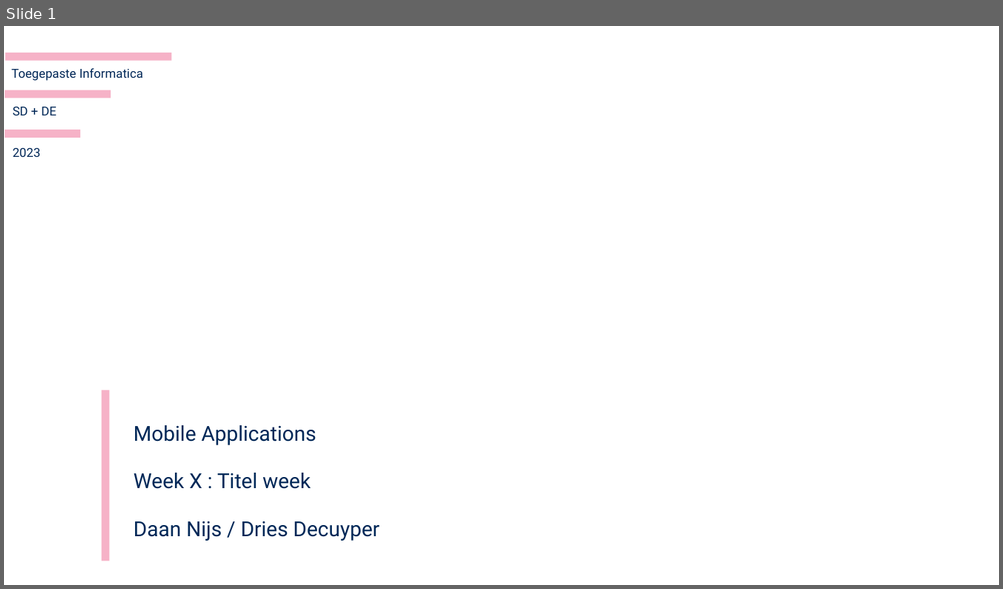
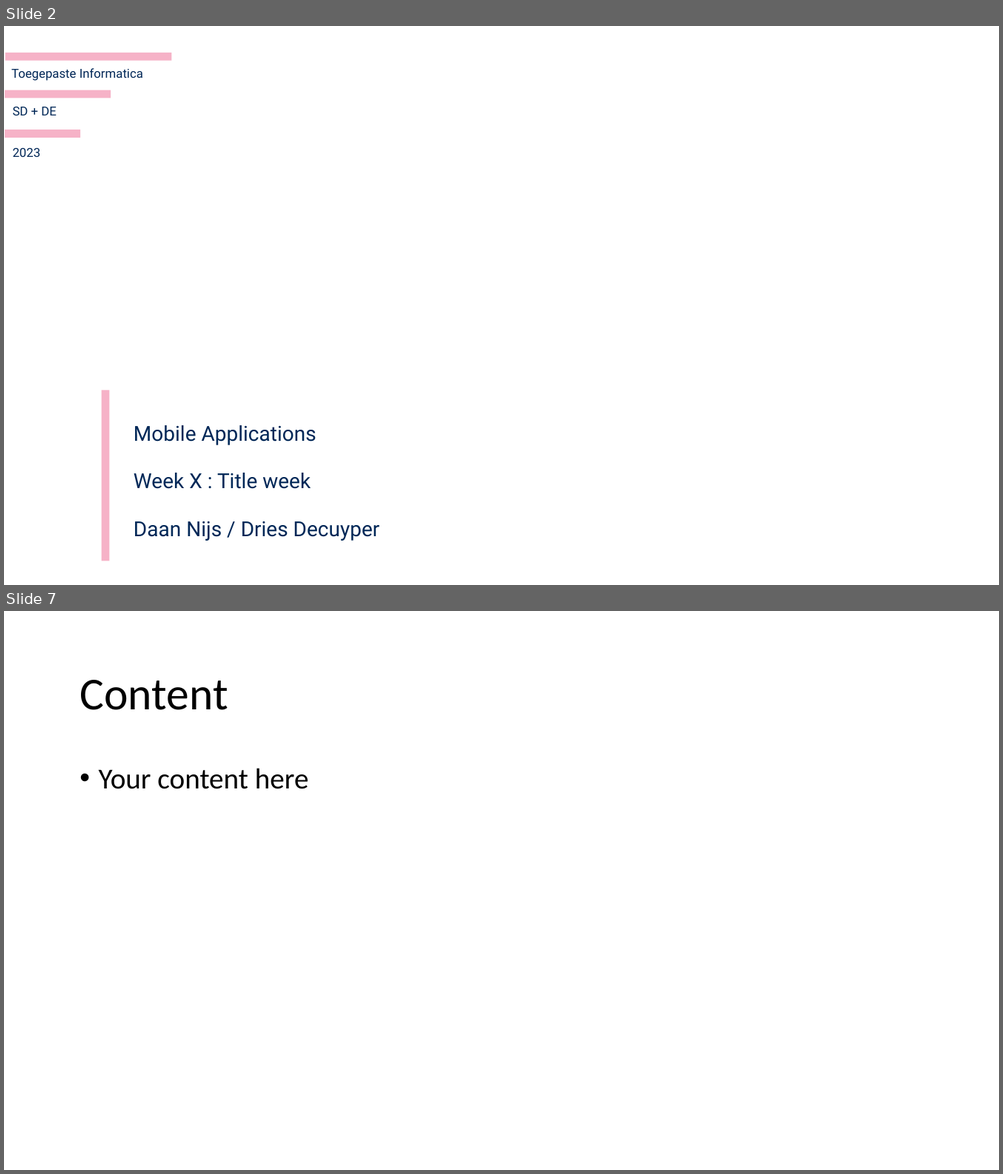
Before and after one commit to harveypekar/mobile, a slide deck: docs/intro_slides_template.pptx. Shown one above the other, each under a label of ours: slide 1 before the commit, slides 2 and 7 after it; the slides between them are not shown. The pictures are 1003x589 and 1003x1174 pixels, drawn with LibreOffice and Linux fonts; fonts in the diff are those of the drawing; background and template pictures are left out. Boxes give left, top, right and bottom in pixels: in the first picture for what was removed or moved away, otherwise in the second. Text is boxed around its words. In the diff, an @@ line names an element or a change of style, - is before the commit and + after.

```diff
--- a/docs/intro_slides_template.pptx
+++ b/docs/intro_slides_template.pptx
@@ slide 7 added at (4, 611, 999, 1170), background #FFFFFF @@
@@ title added at (79, 680, 227, 710), 44 pt, text #000000 @@
+Content
@@ text added at (99, 768, 309, 789), 28 pt, text #000000 @@
+• Your content here
@@ what was slide 1 is now slide 2 @@
@@ slide 2 changed as well @@
@@ text at (134, 473, 310, 489): text changed @@
-Week X : Titel week
+Week X : Title week
```
Also in this commit, not shown: 6 other slides added.
